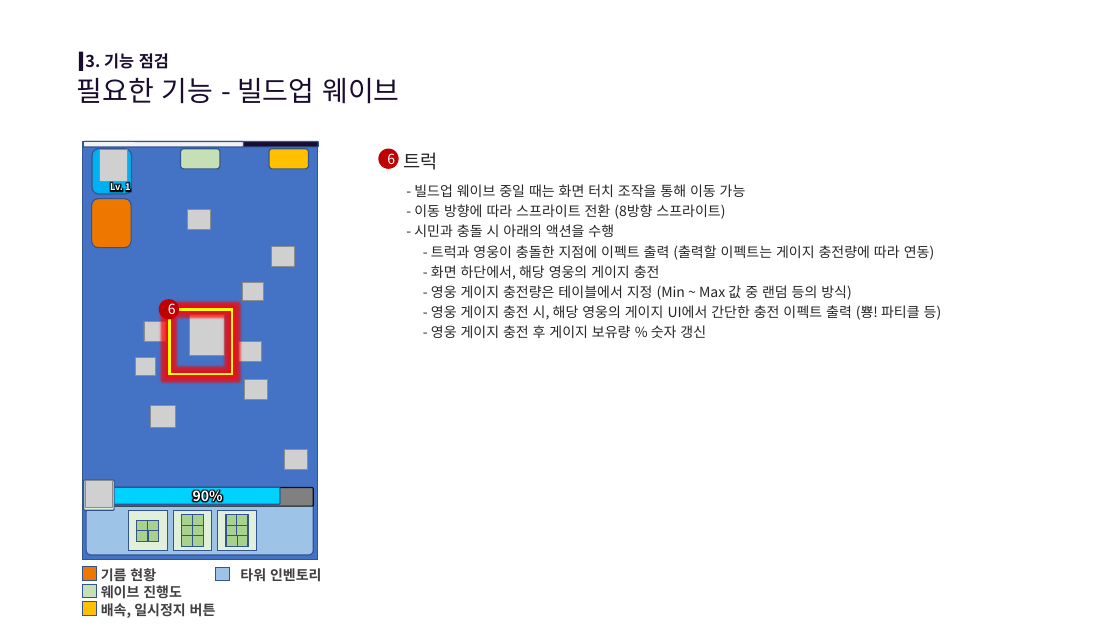
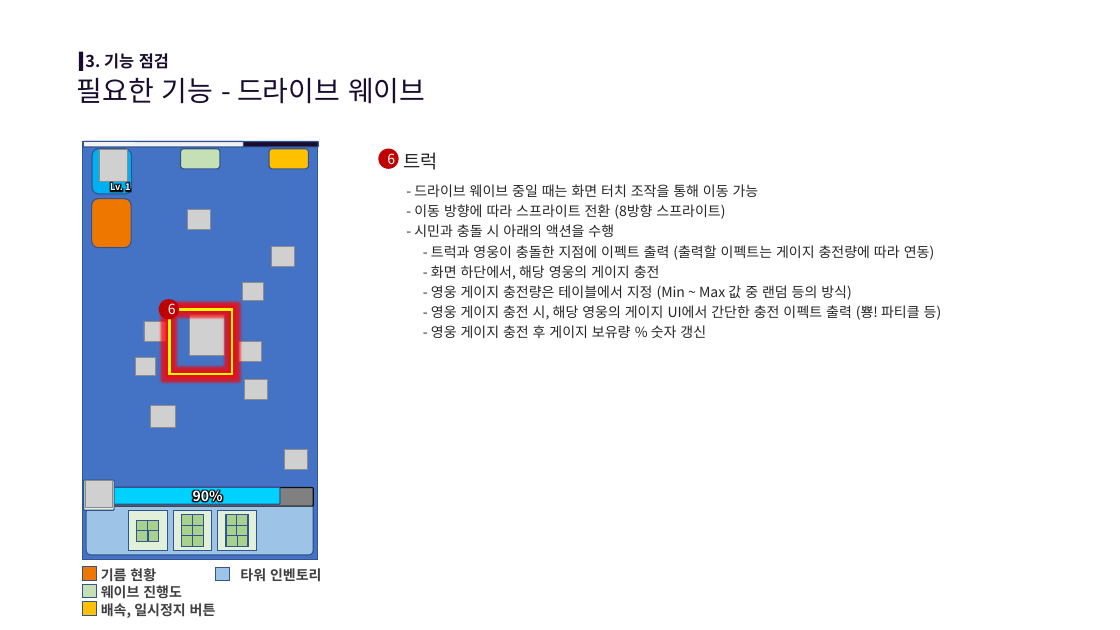
Before and after one commit to scorchLand/kci, a slide deck: slide 15 of 기획서/트럭 문서.pptx. Drawn at 1120x630 pixels with LibreOffice and Linux fonts; fonts in the diff are those of the drawing; grey boxes stand for pictures; background and template pictures are left out. Boxes give left, top, right and bottom in pixels: in the first picture for what was removed or moved away, otherwise in the second. Text is boxed around its words. In the diff, an @@ line names an element or a change of style, - is before the commit and + after.

```diff
--- a/기획서/트럭 문서.pptx
+++ b/기획서/트럭 문서.pptx
@@ text at <box>77,77,425,104</box>: text changed @@
-필요한 기능 - 빌드업 웨이브
+필요한 기능 - 드라이브 웨이브
@@ text at <box>414,184,759,197</box>: text changed @@
-- 빌드업 웨이브 중일 때는 화면 터치 조작을 통해 이동 가능
+- 드라이브 웨이브 중일 때는 화면 터치 조작을 통해 이동 가능
```
Also in this commit, not shown: 17 other slides changed, 12 other files.
